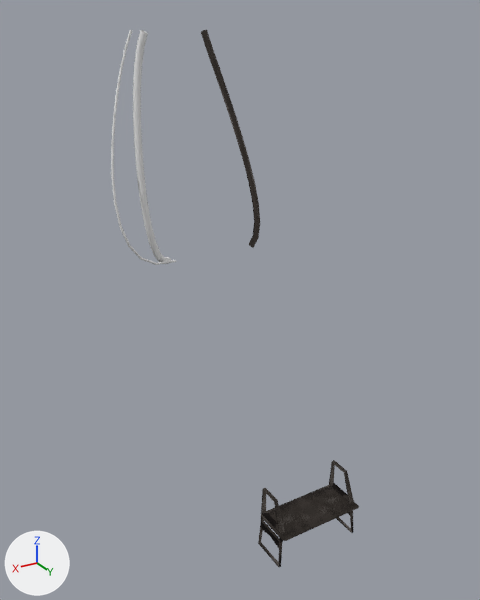
The Blender file EgoFractum/Assets/Models/BlendFiles/room1_props.blend: old version first, new version second.
The view is the same before and after, from a 50 mm lens placed at (5.34, 6.77, 7.94), pointed at (0.09, -1.98, 3.56). Arrows for +X, +Y and +Z are at lower left; the lights stay in place. The older version comes first.

The first picture shows 'CableChamberMedium1', 'CableChamberMeidum2', 'CableChamberSmall', 'Desk'.
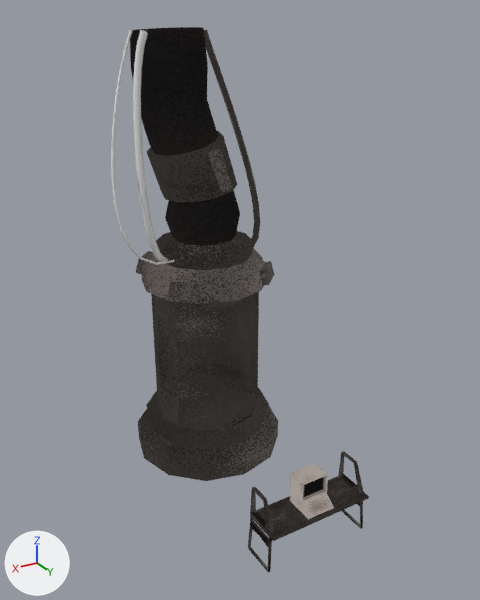
Commit message: desk size

Edits to the bpy script that builds the scene:
```text
Change me_cube:
    used by ob_desk; location = (0.0, 0.0, 0.0)
    remove me_cube.from_pydata(...)  # 66 vertices, 69 faces; spans x 0.0..0.75, y -0.301..0.399, z -0.001..1.117
    add me_cube.from_pydata(...)  # 66 vertices, 69 faces; spans x 0.0..0.949, y -0.301..0.399, z -0.001..1.222
    me_cube part 1: all 6 vertices in x 0.0, y -0.27..0.399, z 0.572..0.636 are moved by (0.0, 0.0, 0.105)
    me_cube part 2: all 8 vertices in x 0.707..0.75, y -0.301..0.301, z -0.001..0.028 are moved by (0.199, 0.0, 0.0)
    me_cube part 3: all 52 vertices in x 0.635..0.728, y -0.281..0.399, z 0.334..1.117 are moved by (0.199, 0.0, 0.105)
Change ob_computer:
    remove ob_computer.hide_set(True)
Change ob_chamber:
    remove ob_chamber.hide_set(True)
```

Boxes (x1, y1, x2, y2) around the edits, measured in the pictures (480 x 600 px; the box of a moved part takes in the faces that stretch with it):
'Chamber', shown: after (130, 27, 278, 481)
'Desk', reshaped (20% wider, 14% taller): before (258, 460, 359, 567); after (248, 451, 369, 573)
'Computer', shown: after (290, 464, 334, 519)
part 1 of me_cube, moved or reshaped: before (267, 485, 355, 539); after (256, 476, 365, 538)
part 2 of me_cube, moved or reshaped: before (258, 515, 354, 567); after (248, 506, 363, 573)
part 3 of me_cube, moved or reshaped: before (260, 460, 359, 549); after (250, 451, 369, 548)
